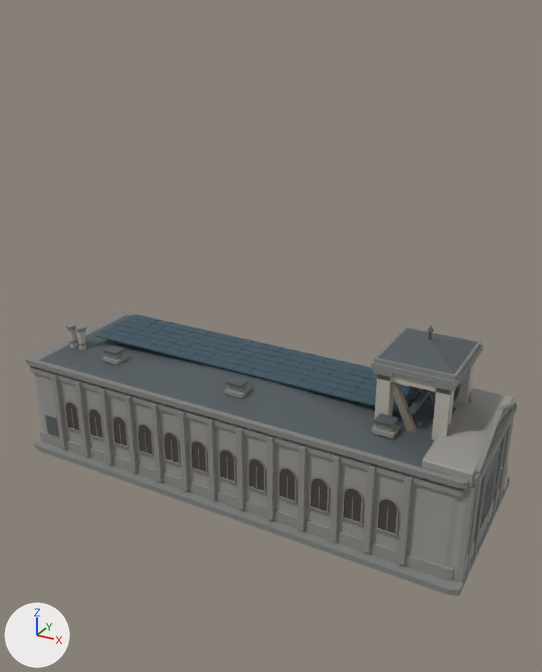
The Blender file art/environment/environment.blend, before and after one commit.
Rendered twice from a camera (50 mm lens) standing at (10.48, -18.47, 13.99) and looking at (0.62, -0.54, 5.03). Every picture has the same lights, and +X, +Y and +Z are marked at lower left. The older version comes first. Objects named as collision shapes, trigger or cutter boxes, shadow casters or lower levels of detail are left out.

Before the edit, the objects in view are built like this:
```python
ob_mine_shaft_house_lod0 = bpy.data.objects.new('mine_shaft_house_lod0', me_cube_001)
ob_mine_shaft_house_lod0.location = (0.0, 0.0, 0.0)
ob_warehouse_lod0 = bpy.data.objects.new('warehouse_lod0', me_cube_431)
ob_warehouse_lod0.location = (0.0, 0.0, 0.0)
```
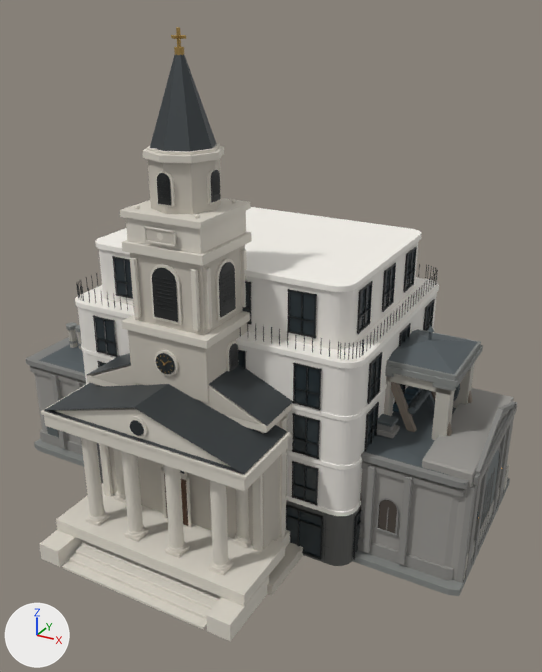
Pixel boxes (x1, y1, x2, y2) of what changed, in the pictures (542 x 672 px):
'church_lod0', added: after (39, 27, 303, 641)
    faces in mat_church_stone_trim (light grey #dad4c8): (39, 144, 293, 641)
    faces in mat_church_stone_base (light grey #c5bfb3): (91, 159, 303, 596)
    faces in mat_church_roof_metal (dark grey #42484b): (44, 54, 293, 474)
    faces in mat_church_louvers_black (black #1d1f1f): (152, 170, 238, 372)
    faces in mat_church_glass_dark (black #242a2c): (130, 353, 184, 474)
'residential_01_lod0', added: after (75, 207, 439, 566)
    faces in mat_residential_stucco (white #eae6df): (78, 241, 437, 511)
    faces in mat_residential_trim (white #f7f3ec): (75, 207, 439, 516)
    faces in mat_residential_smoked_glass (dark grey #2c353a): (95, 250, 433, 557)
    faces in mat_residential_frame_black (black #1d1f1f): (76, 247, 438, 560)
    faces in mat_residential_ground_cladding (dark grey #5b5b58): (97, 443, 360, 566)
'warehouse_lod0', unchanged, covered by the edit: before (26, 312, 517, 583); after (26, 333, 517, 583)

Diff of the bpy script that builds the scene:
```diff
--- a/art/environment/environment.blend.py
+++ b/art/environment/environment.blend.py
@@ ob_residential_01_lod0 @@
+ob_residential_01_lod0 = bpy.data.objects.new('residential_01_lod0', me_cube_1972)  # 7400 vertices, 5102 faces; spans x -4.64..4.64, y -3.51..3.51, z 0.0..7.86; in mat_residential_frame_black (black #1d1f1f), mat_residential_smoked_glass (dark grey #2c353a), mat_residential_cladding_seam (dark grey #3c3c3a), mat_residential_light_warm (orange #ecb36f, glowing orange #ffa250), mat_residential_roof_surface (grey #95918b), mat_residential_trim (white #f7f3ec), mat_residential_ground_cladding (dark grey #5b5b58), mat_residential_stucco (white #eae6df); modifiers BEVEL
+ob_residential_01_lod0.location = (0.0, 0.0, 0.0)
@@ ob_church_lod0 @@
+ob_church_lod0 = bpy.data.objects.new('church_lod0', me_cube_1149)  # 8834 vertices, 6932 faces; spans x -3.2..3.2, y -7.0..7.0, z 0.0..13.56; in mat_church_stone_base (light grey #c5bfb3), mat_church_stone_trim (light grey #dad4c8), mat_church_brass (orange #b89757), mat_church_wood_dark (brown #5b422e), mat_church_glass_dark (black #242a2c), mat_church_louvers_black (black #1d1f1f), mat_church_roof_metal (dark grey #42484b); modifiers BEVEL
+ob_church_lod0.location = (0.0, 0.0, 0.0)
```
